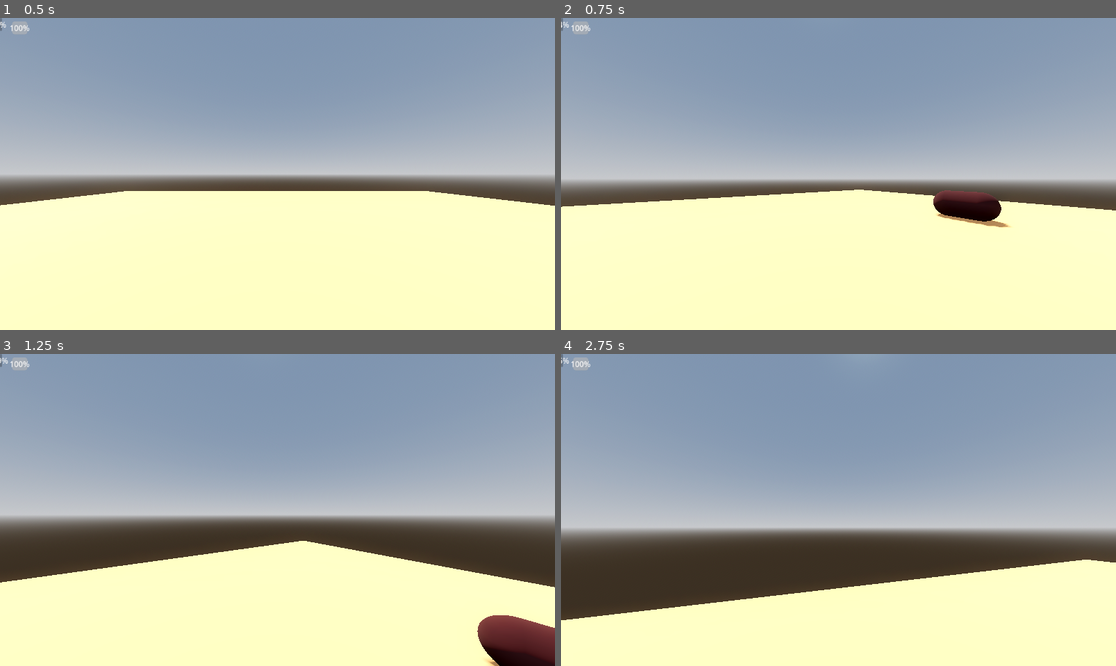
Above: before the commit, frames 1-4 (two rows, left to right).
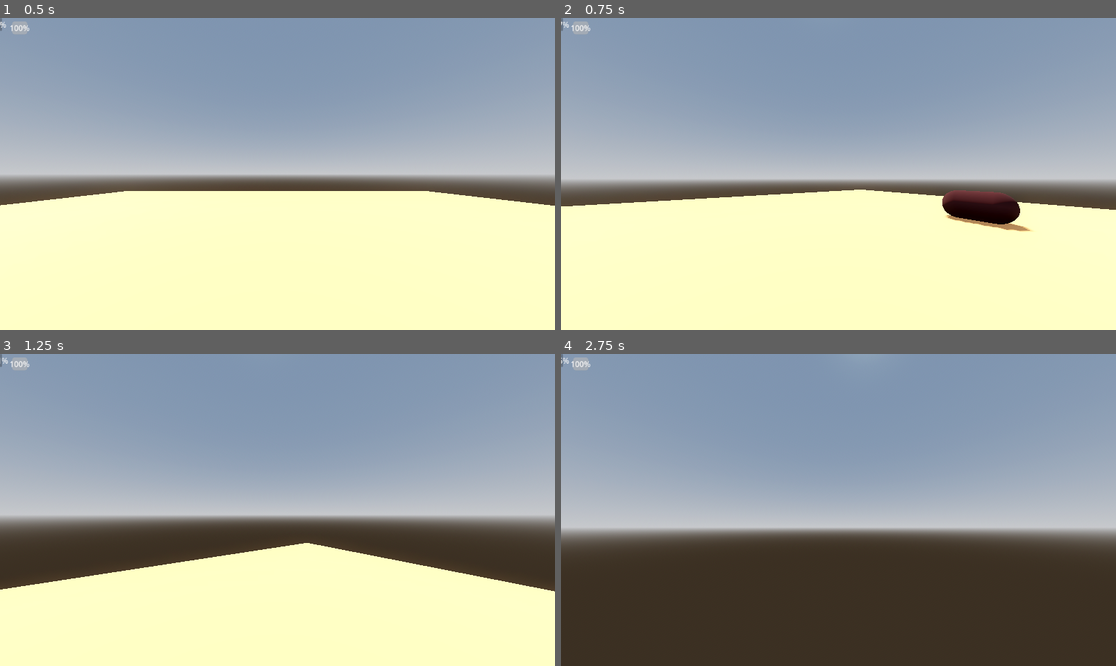
Above: after the commit, the same moments.

Repository: lungcollapser/record
Game: Godot game, scene res://scenes/world.tscn
Two runs of this game, one before a commit and one after it. Both use one fixed random seed, a clock stepped at 60 frames per second and the inputs below.
Inputs (mouse positions are in pixels of both pictures, inside the frame that each line leads up to):
- Up to frame 1 (0.5 s): no input
- Up to frame 2 (0.75 s): tap Enter (ui_accept) at 0.5 s; move the mouse to (866, 174) at 0.52 s; hold W (forward) from 0.53 s (still down); hold Shift (sprint) from 0.53 s (still down)
- Up to frame 3 (1.25 s): keep holding W (forward); keep holding Shift (sprint); tap Enter (ui_accept) at 0.77 s
- Up to frame 4 (2.75 s): keep holding W (forward); move the mouse to (810, 510) at 1.27 s; release Shift (sprint) at 1.28 s; tap Ctrl (crouch) at 1.35 s; tap Enter (ui_accept) at 1.52 s; tap Shift (sprint) at 1.55 s; move the mouse to (849, 503) at 2.02 s; hold Shift (sprint) from 2.03 s (still down); tap R (grind) at 2.1 s

Frame 1 is identical in both runs. In frame 2, 0.7% of the frame differs, in the area x 0-100%, y 1-69%; in frame 3, 3.2%; in frame 4, 25%, in the area x 0-100%, y 2-100%.
Error in both runs: Invalid call. Nonexistent function 'queue_free' in base 'Nil'. (res://scripts/playerbody.gd:48)

Commit message:
endurance check XD

Diff:
--- a/scenes/player_ui.gd
+++ b/scenes/player_ui.gd
@@ -1,11 +1 @@
 extends Container
-
-
-# Called when the node enters the scene tree for the first time.
-func _ready() -> void:
-	pass # Replace with function body.
-
-
-# Called every frame. 'delta' is the elapsed time since the previous frame.
-func _process(delta: float) -> void:
-	pass
--- a/scripts/playerbody.gd
+++ b/scripts/playerbody.gd
@@ -1,7 +1,7 @@
 extends CharacterBody3D
 
 var speed = 0
-var max_endurance = 100
+var max_endurance = clamp(100, 0, 100)
 var endurance_check
 const WALK_SPEED = 2.0
 const JOG_SPEED = 5.0
@@ -60,14 +60,17 @@
 			drop_object()
 
 	if Input.is_action_pressed("sprint"):
-		max_endurance -= 0.5
+		max_endurance -= 0.3
 		StaminaBar.value = max_endurance
 		print(max_endurance)
+	if max_endurance < 100:
+		max_endurance += 0.1
+		print(max_endurance)
 
-	if max_endurance > 0:
-		endurance_check != null
+	if max_endurance >= 0:
+		endurance_check = true
 	else:
-		endurance_check = null
+		endurance_check = false
 
 	if Input.is_action_just_pressed("crouch"):
 		head.position.y = -0.3
@@ -79,7 +82,7 @@
 		velocity += get_gravity() * delta
 
 	#Add walking and sprinting
-	if Input.is_action_just_pressed("sprint") and endurance_check != null:
+	if Input.is_action_pressed("sprint") and endurance_check == true:
 		speed = SPRINT_SPEED
 	elif Input.is_action_pressed("walk"):
 		speed = WALK_SPEED
--- a/scripts/stamina_bar.gd
+++ b/scripts/stamina_bar.gd
@@ -1,11 +1 @@
 extends ProgressBar
-
-
-# Called when the node enters the scene tree for the first time.
-func _ready() -> void:
-	pass # Replace with function body.
-
-
-# Called every frame. 'delta' is the elapsed time since the previous frame.
-func _process(delta: float) -> void:
-	pass
